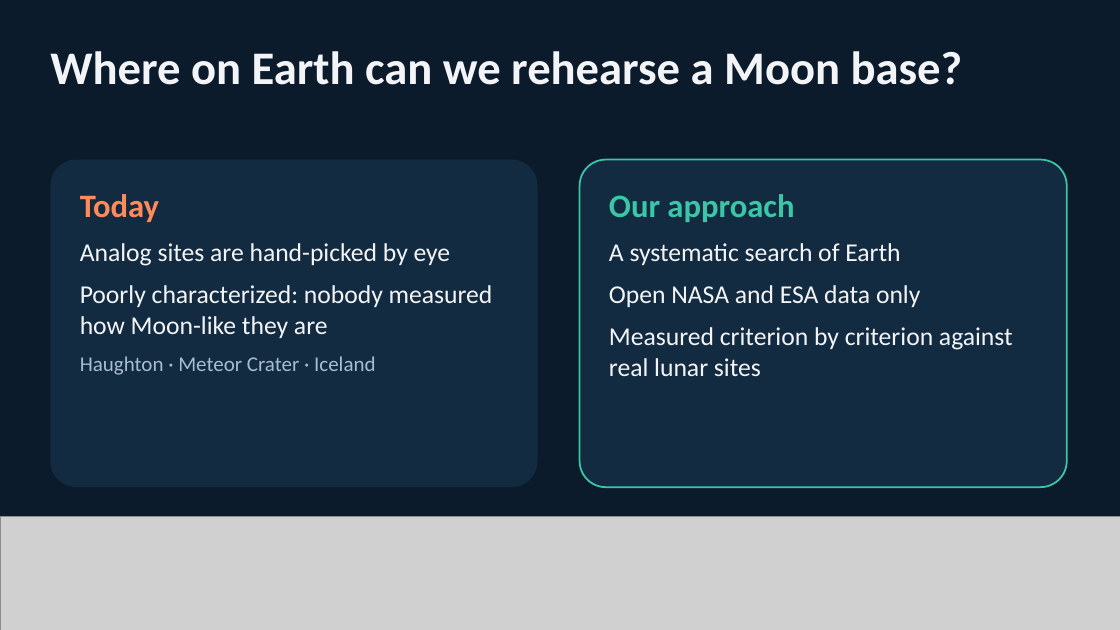
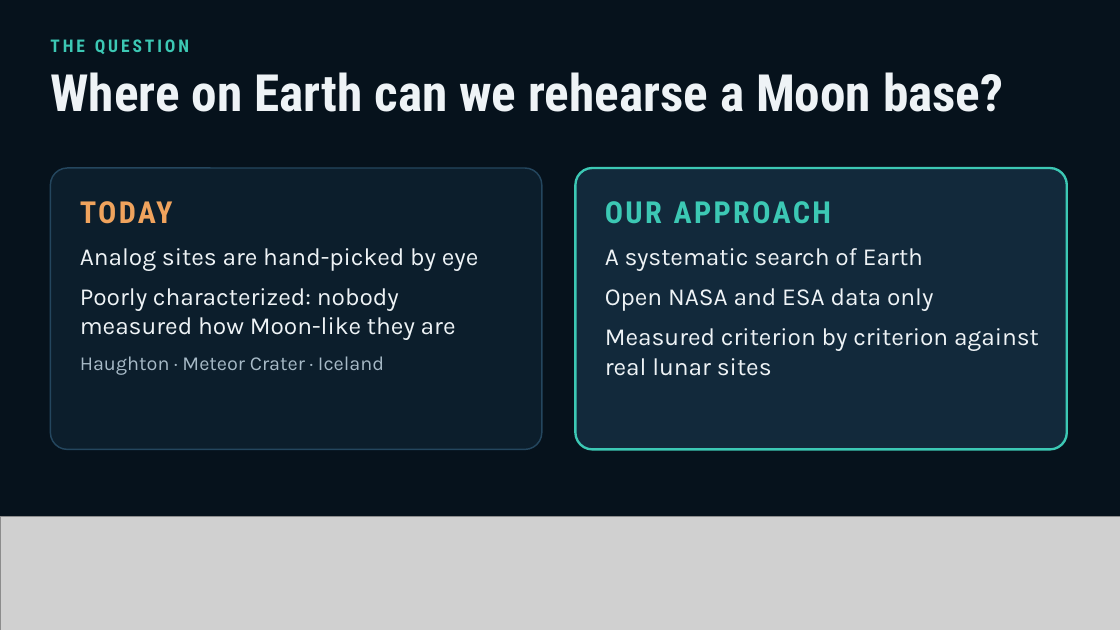
Before and after one commit to TLCasparS/EspaceOdyssey, a slide deck: slide 2 of pitch/Moon_Twins_on_Earth.pptx. Drawn at 1120x630 pixels with LibreOffice and Linux fonts; fonts in the diff are those of the drawing; grey boxes stand for pictures. Boxes give left, top, right and bottom in pixels: in the first picture for what was removed or moved away, otherwise in the second. Text is boxed around its words. In the diff, an @@ line names an element or a change of style, - is before the commit and + after.

```diff
--- a/pitch/Moon_Twins_on_Earth.pptx
+++ b/pitch/Moon_Twins_on_Earth.pptx
@@ background #0B1B2B to #06121C @@
@@ text added at [50,39,189,54], 15 pt, text #3CC8B4, bold @@
+THE QUESTION
@@ text "Where on Earth can we ...": place and size @@
-text "Where on Earth can we ..." at [50,51,963,85]
+text "Where on Earth can we ..." at [50,72,1003,112]
@@ text "Where on Earth can we ..." at [50,72,1003,112]: size 40 to 44 pt, font Calibri to Roboto Condensed, text colour #F2F4F7 to #EEF3F6 @@
@@ rounded rectangle: place and size @@
-rounded rectangle at [50,160,538,487]
+rounded rectangle at [50,168,542,450]
@@ rounded rectangle at [50,168,542,450]: fill #132B40 to #0C1E2C; outline none to #24465E 1.25 pt; proportions changed @@
@@ rounded rectangle: place and size @@
-rounded rectangle at [580,160,1067,487]
+rounded rectangle at [576,168,1067,450]
@@ rounded rectangle at [576,168,1067,450]: fill #132B40 to #12293B; outline #3CC6A8 1.5 pt to #3CC8B4 2 pt; proportions changed @@
@@ text at [80,201,173,224]: text changed; size 28 to 26 pt; font Calibri to Roboto Condensed; text colour #FF8A5B to #F0A35D @@
-Today
+TODAY
@@ text "TODAY": place and size @@
-text "TODAY" at [80,194,493,375]
+text "TODAY" at [80,201,479,375]
@@ text at [605,201,832,224]: text changed; size 28 to 26 pt; font Calibri to Roboto Condensed; text colour #3CC6A8 to #3CC8B4 @@
-Our approach
+OUR APPROACH
@@ text "OUR APPROACH": place and size @@
-text "OUR APPROACH" at [609,194,1013,376]
+text "OUR APPROACH" at [605,201,1039,376]
@@ text at [80,248,479,375]: size 22 to 21 pt, text colour #F2F4F7 to #EEF3F6 in "Analog sites are hand-picked by eye", "Poorly characterized: nobody measured how Moon-like they ..."; font Calibri to Karla; size 18 to 17 pt, text colour #A9BCCF to #A7BAC7 in "Haughton · Meteor Crater · Iceland" @@
@@ text at [605,248,1039,376]: size 22 to 21 pt, font Calibri to Karla, text colour #F2F4F7 to #EEF3F6 in "A systematic search of Earth", "Open NASA and ESA data only", "Measured criterion by criterion against real lunar ..." @@
```
Also in this commit, not shown: 5 other slides changed, 1 slide added, 1 slide removed, 19 other files.
